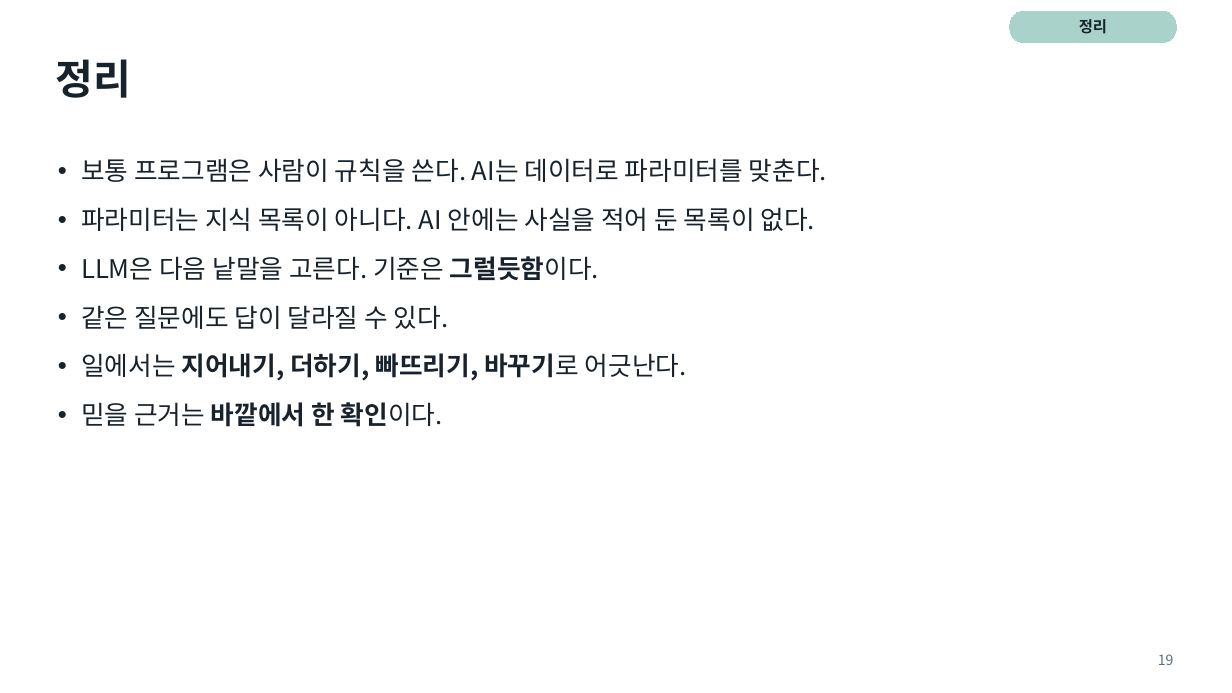
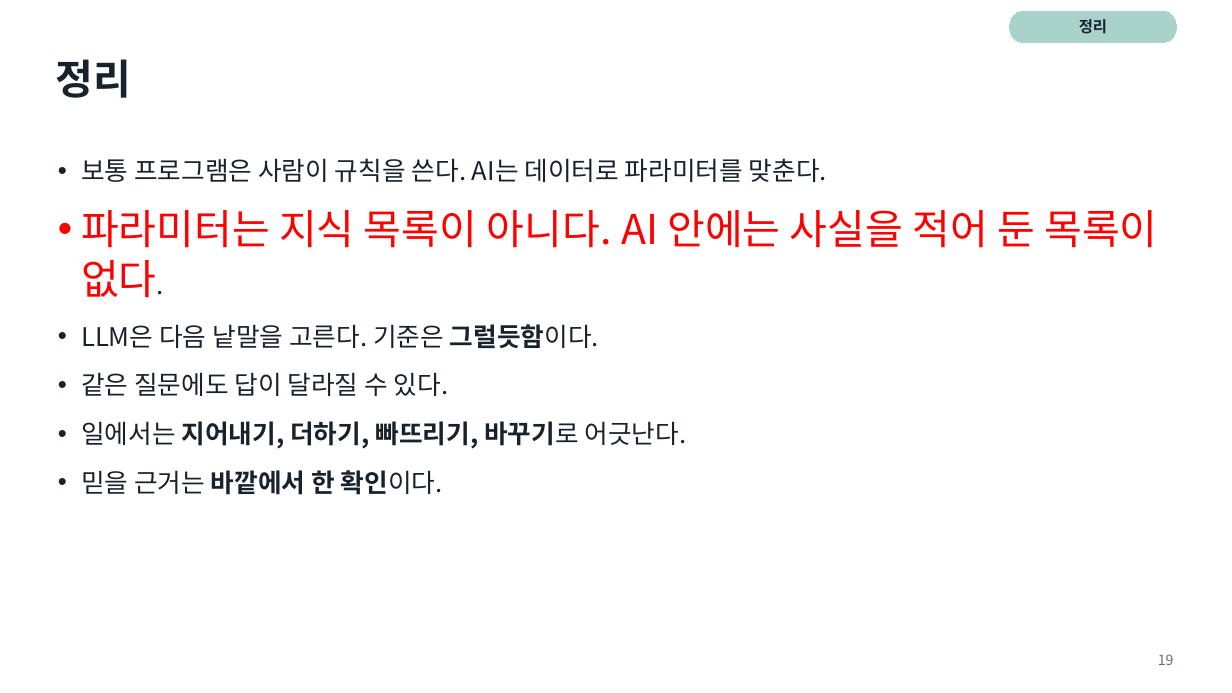
Before and after one commit to aplaxas/AI-Harness, a slide deck: slide 19 of courses/ai-for-work/1-week/decks/1주차-AI와-일하는-법.pptx. Drawn at 1232x693 pixels with LibreOffice and Linux fonts; fonts in the diff are those of the drawing. Boxes give left, top, right and bottom in pixels: in the first picture for what was removed or moved away, otherwise in the second. Text is boxed around its words. In the diff, an @@ line names an element or a change of style, - is before the commit and + after.

```diff
--- a/courses/ai-for-work/1-week/decks/1주차-AI와-일하는-법.pptx
+++ b/courses/ai-for-work/1-week/decks/1주차-AI와-일하는-법.pptx
@@ text at <box>81,210,1157,298</box>: size 20 to 32 pt, text colour #18222D to #FF0000 in "파라미터는 지식 목록이 아니다. AI 안에는 사실을 ..." @@
```
